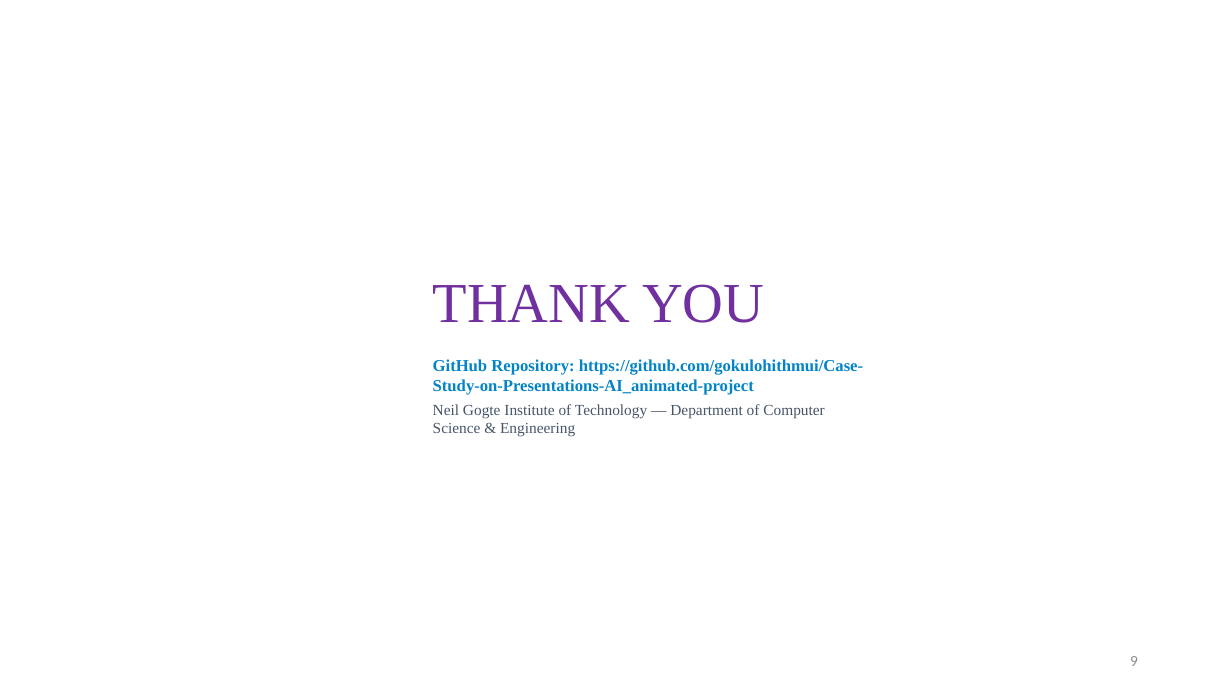
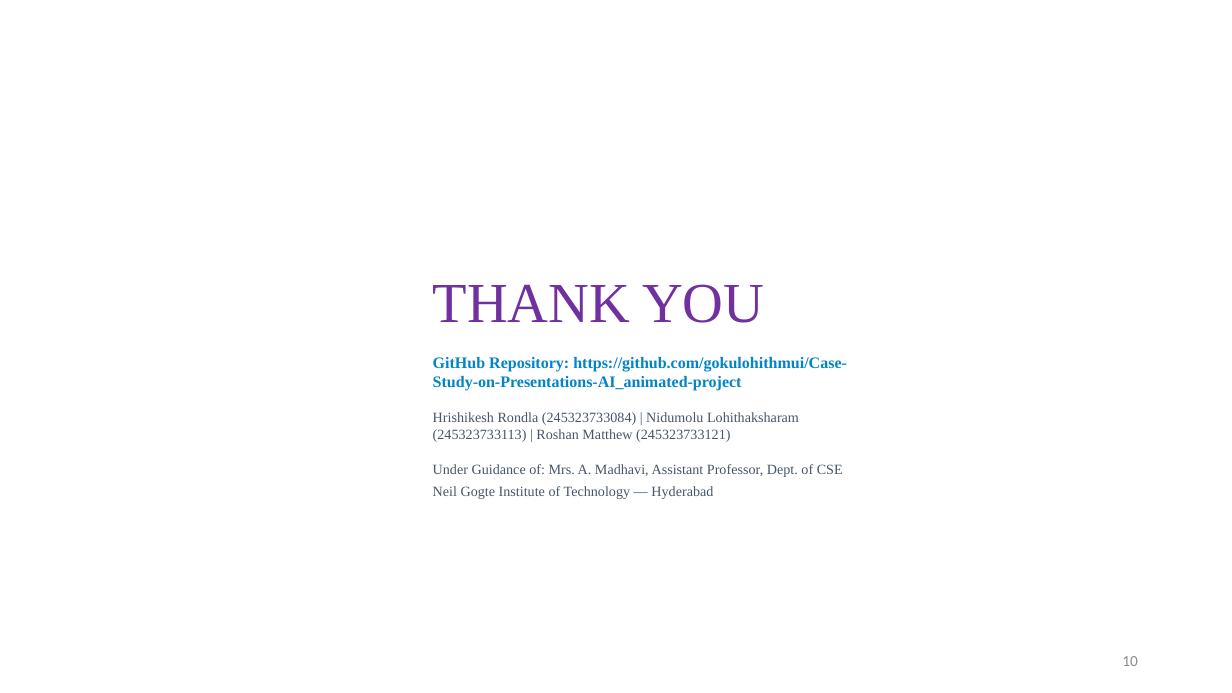
Before and after one commit to gokulohithmui/Case-Study-on-Presentations-AI_animated-project, a slide deck: slide 10 of PW1_Review2_CDSS_Presentation.pptx (slide 9 before the commit). Drawn at 1232x693 pixels with LibreOffice and Linux fonts; fonts in the diff are those of the drawing; background and template pictures are left out. Boxes give left, top, right and bottom in pixels: in the first picture for what was removed or moved away, otherwise in the second. Text is boxed around its words. In the diff, an @@ line names an element or a change of style, - is before the commit and + after.

Commit message:
docs(presentation): update Review-2 PPT with exact project abstract, student names, guide Mrs. A. Madhavi, and 25-paper literature survey performance chart

```diff
--- a/PW1_Review2_CDSS_Presentation.pptx
+++ b/PW1_Review2_CDSS_Presentation.pptx
@@ text at box(433, 357, 847, 391): size 13 to 12.5 pt in "GitHub Repository: https://github.com/gokulohithmui/Case-Stu ..."; less space between paragraphs @@
@@ text at box(433, 412, 843, 499): text changed; size 12 to 11 pt @@
-Neil Gogte Institute of Technology — Department of Computer Science & Engineering
+Hrishikesh Rondla (245323733084) | Nidumolu Lohithaksharam (245323733113) | Roshan Matthew (245323733121)
+Under Guidance of: Mrs. A. Madhavi, Assistant Professor, Dept. of CSE
+Neil Gogte Institute of Technology — Hyderabad
@@ page number at box(1122, 656, 1138, 666): text changed @@
-9
+10
```
Also in this commit, not shown: 7 other slides changed, 1 slide added.
